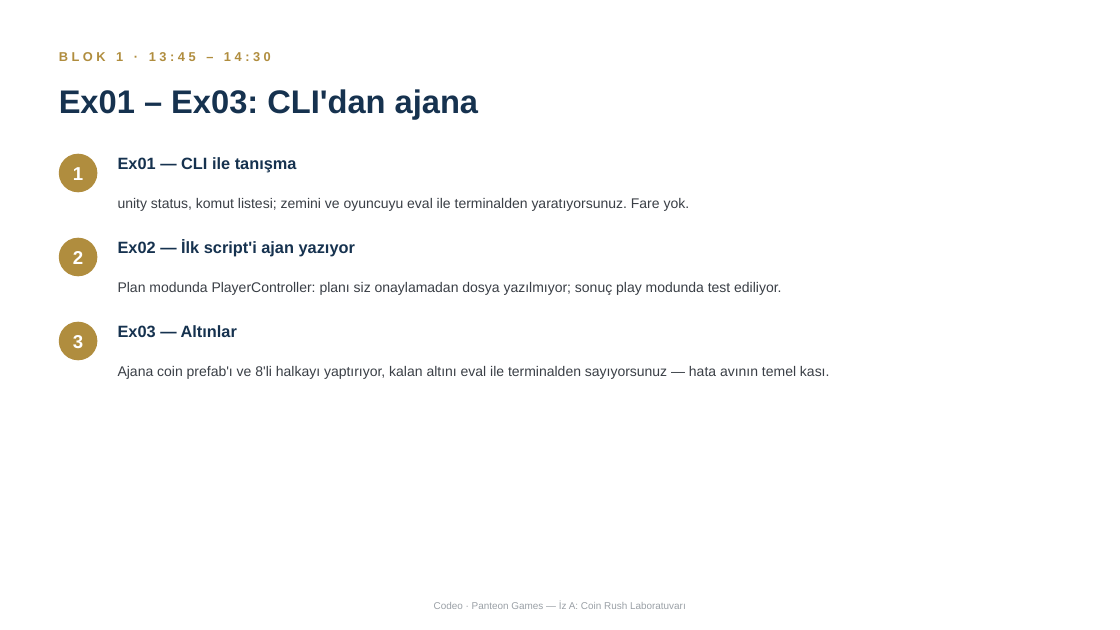
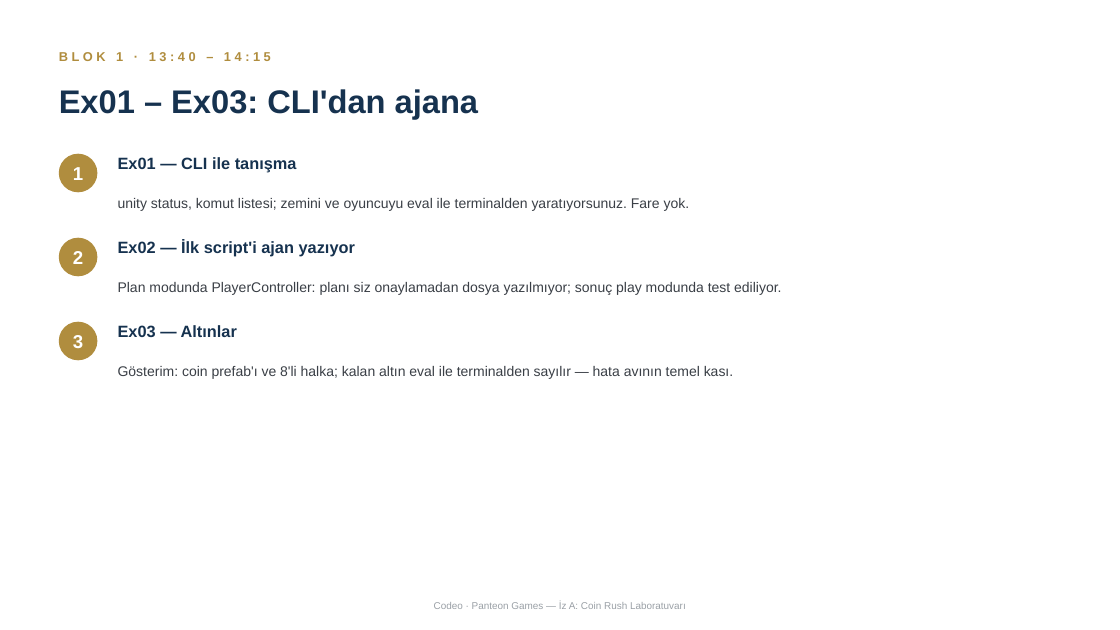
Before and after one commit to thickiran/panteon-workshop-materials, a slide deck: slide 5 of atolye_icerik/sunumlar/04_iz_a_unity_cli_lab.pptx. Drawn at 1120x630 pixels with LibreOffice and Linux fonts; fonts in the diff are those of the drawing. Boxes give left, top, right and bottom in pixels: in the first picture for what was removed or moved away, otherwise in the second. Text is boxed around its words. In the diff, an @@ line names an element or a change of style, - is before the commit and + after.

```diff
--- a/atolye_icerik/sunumlar/04_iz_a_unity_cli_lab.pptx
+++ b/atolye_icerik/sunumlar/04_iz_a_unity_cli_lab.pptx
@@ text at (59, 52, 271, 61): text changed @@
-BLOK 1 · 13:45 – 14:30
+BLOK 1 · 13:40 – 14:15
@@ text at (118, 366, 733, 379): text changed @@
-Ajana coin prefab'ı ve 8'li halkayı yaptırıyor, kalan altını eval ile terminalden sayıyorsunuz — hata avının temel kası.
+Gösterim: coin prefab'ı ve 8'li halka; kalan altın eval ile terminalden sayılır — hata avının temel kası.
```
Also in this commit, not shown: 8 other slides changed, 13 other files.
